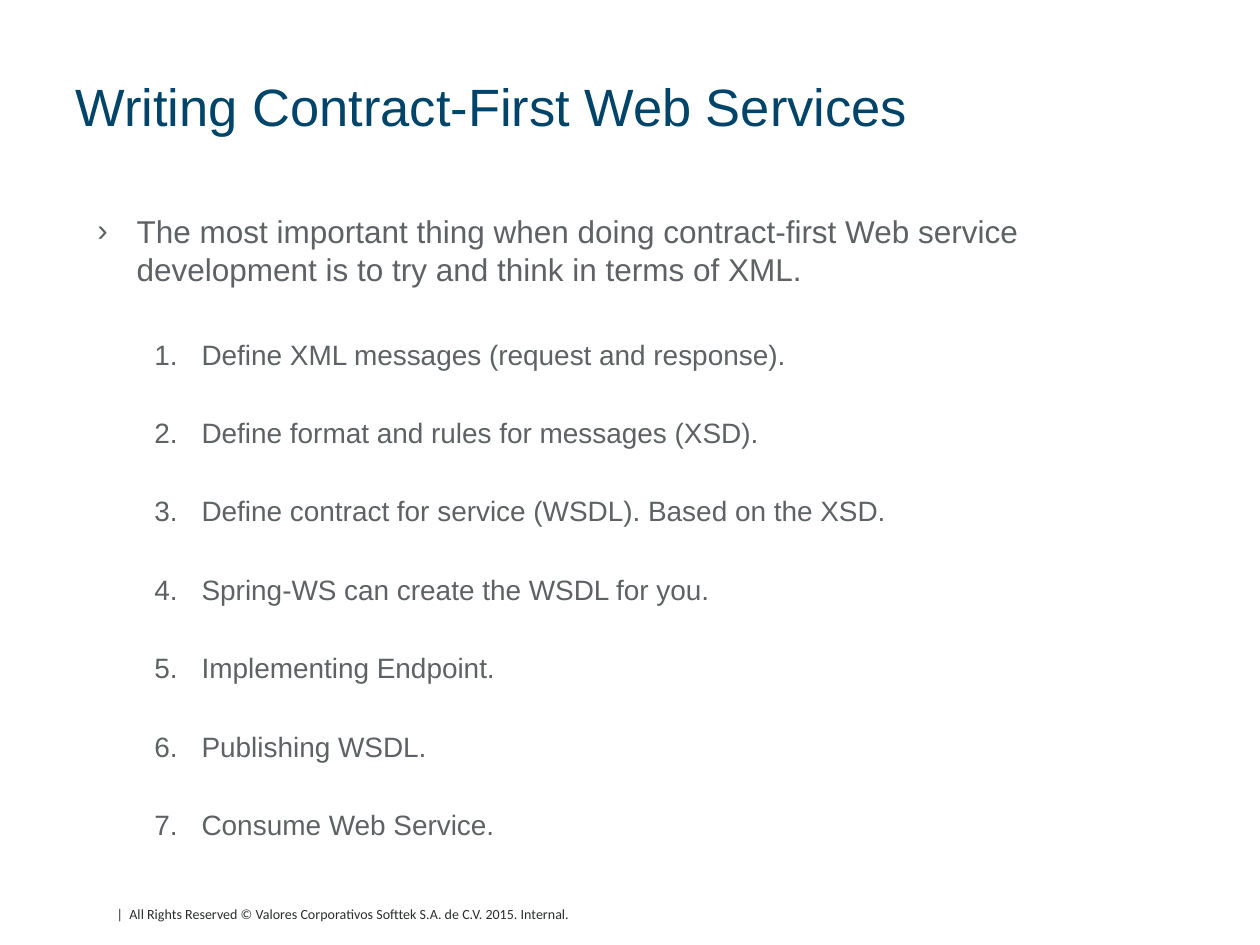
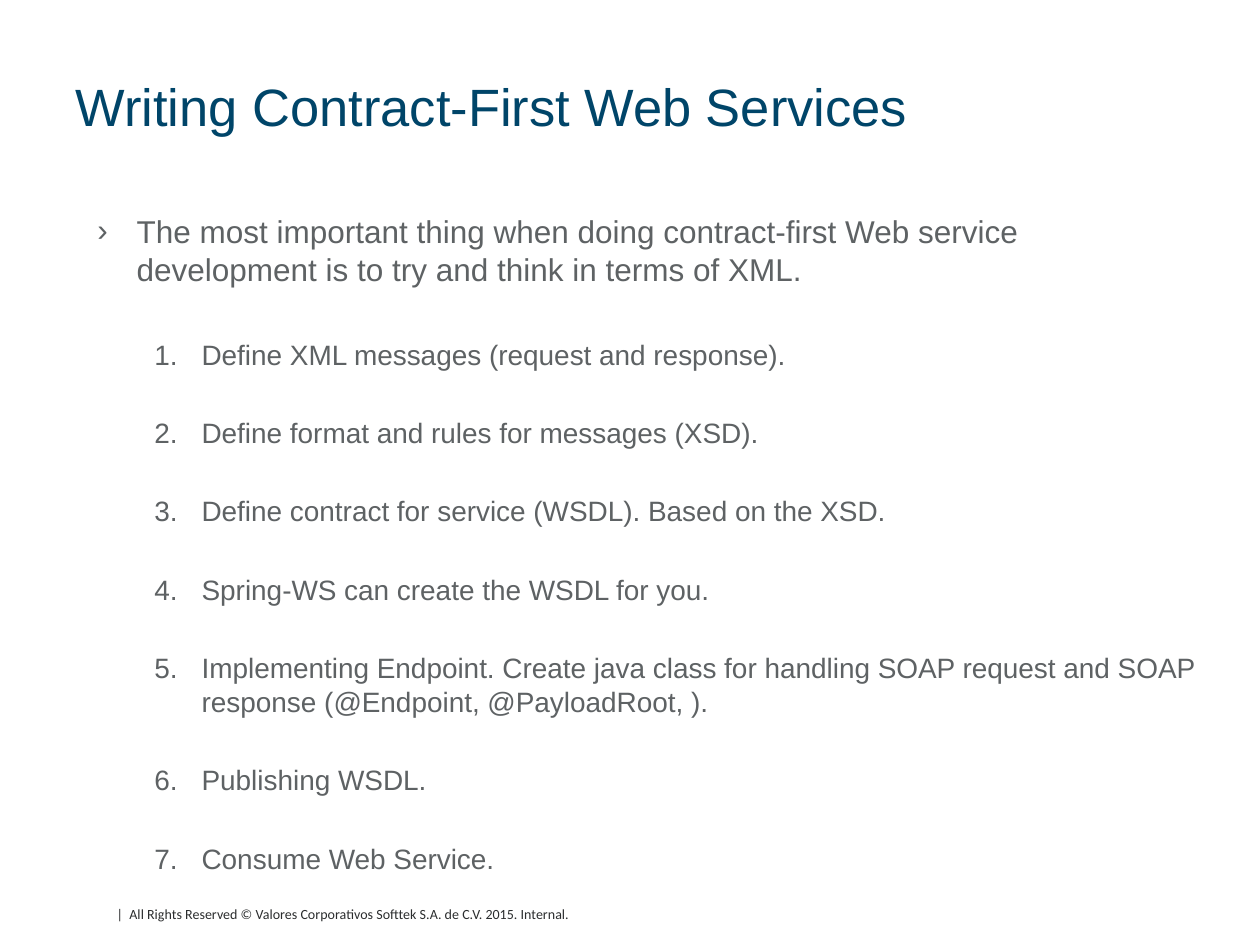
Before and after one commit to DavidHertz/WebServices, a slide deck: slide 30 of SOAP/doc/SOAP.pptx (slide 23 before the commit). Drawn at 1260x945 pixels with LibreOffice and Linux fonts; fonts in the diff are those of the drawing; background and template pictures are left out. Boxes give left, top, right and bottom in pixels: in the first picture for what was removed or moved away, otherwise in the second. Text is boxed around its words. In the diff, an @@ line names an element or a change of style, - is before the commit and + after.

```diff
--- a/SOAP/doc/SOAP.pptx
+++ b/SOAP/doc/SOAP.pptx
@@ text at (x1=202, y1=657, x2=1196, y2=717): text changed @@
-  5. Implementing Endpoint.
+  5. Implementing Endpoint. Create java class for handling SOAP request and SOAP response (@Endpoint, @PayloadRoot, ).
```
Also in this commit, not shown: 4 other slides changed, 7 slides added, 16 other files.
